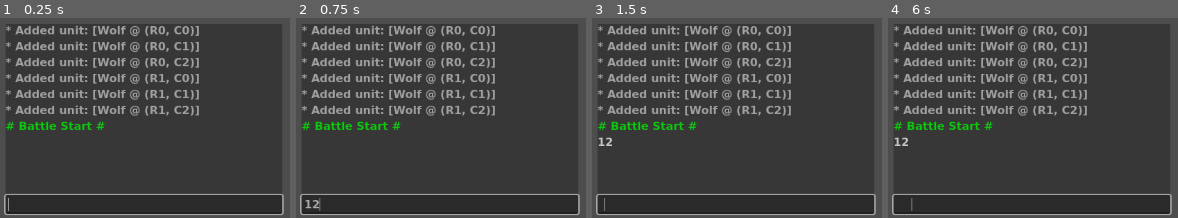
Above: before the commit, frames 1-4 (left to right).
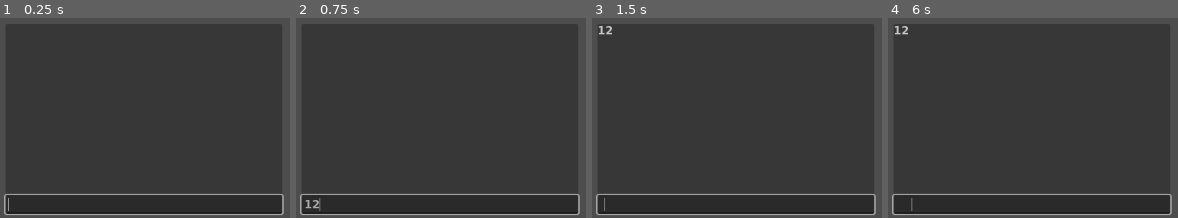
Above: after the commit, the same moments.

Repository: Endermandels/ForrestDwellers2
Game: Godot game, scene res://scenes/battle.tscn
The game is run twice, just before and just after one commit, with the same random seed, the same clock (stepped at 60 frames per second) and the same inputs. This scene is started directly instead of the project's main scene.
Inputs (mouse positions are in pixels of both pictures, inside the frame that each line leads up to):
- Up to frame 1 (0.25 s): no input
- Up to frame 2 (0.75 s): click (441, 204) at 0.52 s; type "12" at 0.6 s
- Up to frame 3 (1.5 s): tap Enter at 1.25 s; tap Space (select) at 1.35 s
- Up to frame 4 (6 s): tap Space (select) at 2, 2.1, 2.85, 3.5, 3.6, 4.35, 5, 5.1, 5.85 s; tap Enter at 2.75, 4.25 s

The runs differ from the first frame. In frame 1, 8.9% of the frame differs, in the area x 2-69%, y 4-56%; in frame 2, 8.9%; in frame 3, 9.1%, in the area x 2-69%, y 4-64%; in frame 4, 9.1%.
Error after the commit: Invalid access to property or key 'name_id' on a base object of type 'Resource'. (res://scripts/scenes/battle/unit_spawner.gd:24)

Commit message:
Save progress

Diff:
--- /dev/null
+++ b/resources/abilities/ambush.tres
@@ -0,0 +1,27 @@
+[gd_resource type="Resource" script_class="AbilityResource" load_steps=7 format=3 uid="uid://ccuq41lp5svkm"]
+
+[ext_resource type="Script" uid="uid://d084ilajke2li" path="res://scripts/resources/ability_condition_resource.gd" id="1_bahck"]
+[ext_resource type="Script" uid="uid://4cn21vk6dwbs" path="res://scripts/resources/effect_resource.gd" id="2_vk7uh"]
+[ext_resource type="Script" uid="uid://dpoiljl72xoph" path="res://scripts/resources/ability_resource.gd" id="3_unme0"]
+[ext_resource type="Script" uid="uid://boifeos4aqjbs" path="res://scripts/resources/effects/counterstrike_effect_resource.gd" id="3_vk7uh"]
+
+[sub_resource type="Resource" id="Resource_bahck"]
+script = ExtResource("1_bahck")
+left_units = 2
+left_stats = 17
+condition_type = 0
+boolean = true
+metadata/_custom_type_script = "uid://d084ilajke2li"
+
+[sub_resource type="Resource" id="Resource_unme0"]
+script = ExtResource("3_vk7uh")
+target_rule = 2
+metadata/_custom_type_script = "uid://boifeos4aqjbs"
+
+[resource]
+script = ExtResource("3_unme0")
+name_id = "Ambush"
+triggers = Array[int]([4])
+conditions = Array[ExtResource("1_bahck")]([SubResource("Resource_bahck")])
+effects = Array[ExtResource("2_vk7uh")]([SubResource("Resource_unme0")])
+metadata/_custom_type_script = "uid://dpoiljl72xoph"
--- a/resources/abilities/flight.tres
+++ b/resources/abilities/flight.tres
@@ -7,5 +7,5 @@
 [resource]
 script = ExtResource("3_srp1o")
 name_id = "Flight"
-triggers = Array[int]([8])
+triggers = Array[int]([9])
 metadata/_custom_type_script = "uid://dpoiljl72xoph"
--- a/resources/abilities/scavenger.tres
+++ b/resources/abilities/scavenger.tres
@@ -36,7 +36,7 @@
 [resource]
 script = ExtResource("3_jcw0b")
 name_id = "Scavenger"
-triggers = Array[int]([8, 3])
+triggers = Array[int]([9, 3])
 conditions = Array[ExtResource("1_kwpn5")]([SubResource("Resource_6ee2y"), SubResource("Resource_kwpn5")])
 effects = Array[ExtResource("2_wo6aj")]([SubResource("Resource_ru2cx"), SubResource("Resource_xgbch"), SubResource("Resource_mr01r")])
 passive = 1
--- a/resources/abilities/universal/death_cry.tres
+++ b/resources/abilities/universal/death_cry.tres
@@ -20,6 +20,6 @@
 [resource]
 script = ExtResource("5_o34vg")
 name_id = "Death Cry"
-triggers = Array[int]([6])
+triggers = Array[int]([7])
 effects = Array[ExtResource("2_pwj2b")]([SubResource("Resource_mmmic")])
 metadata/_custom_type_script = "uid://dpoiljl72xoph"
--- /dev/null
+++ b/resources/encounters/bobcats.tres
@@ -0,0 +1,11 @@
+[gd_resource type="Resource" script_class="Encounter" load_steps=5 format=3 uid="uid://cnqqj3tt0omlq"]
+
+[ext_resource type="Script" uid="uid://rjnstbmhir1t" path="res://scripts/resources/unit_resource.gd" id="1_2de1w"]
+[ext_resource type="Script" uid="uid://dyxplp8h42jir" path="res://scripts/resources/encounter_resource.gd" id="2_qin47"]
+[ext_resource type="Resource" uid="uid://bnalxsg4uwcyq" path="res://resources/units/bobcat.tres" id="2_thprt"]
+[ext_resource type="Resource" uid="uid://cdoixu8ii3eji" path="res://resources/units/wolf.tres" id="3_mnr6f"]
+
+[resource]
+script = ExtResource("2_qin47")
+frontline_units = Array[ExtResource("1_2de1w")]([ExtResource("2_thprt"), ExtResource("3_mnr6f"), null])
+metadata/_custom_type_script = "uid://dyxplp8h42jir"
--- /dev/null
+++ b/resources/units/bobcat.tres
@@ -0,0 +1,15 @@
+[gd_resource type="Resource" script_class="UnitResource" load_steps=4 format=3 uid="uid://bnalxsg4uwcyq"]
+
+[ext_resource type="Script" uid="uid://dpoiljl72xoph" path="res://scripts/resources/ability_resource.gd" id="1_itfr8"]
+[ext_resource type="Resource" uid="uid://ccuq41lp5svkm" path="res://resources/abilities/ambush.tres" id="2_atp2q"]
+[ext_resource type="Script" uid="uid://rjnstbmhir1t" path="res://scripts/resources/unit_resource.gd" id="2_dgfmc"]
+
+[resource]
+script = ExtResource("2_dgfmc")
+name_id = "Bobcat"
+attack_target_rule = 4
+base_hp = 15
+base_atk = 4
+base_spd = 2
+abilities = Array[ExtResource("1_itfr8")]([ExtResource("2_atp2q")])
+metadata/_custom_type_script = "uid://rjnstbmhir1t"
--- a/resources/units/player.tres
+++ b/resources/units/player.tres
@@ -6,7 +6,7 @@
 [resource]
 script = ExtResource("1_hm0gi")
 name_id = "Player"
-attack_target_rule = 5
+attack_target_rule = 6
 base_hp = 20
 base_atk = 2
 base_arm = 1
--- a/resources/units/vulture.tres
+++ b/resources/units/vulture.tres
@@ -8,7 +8,7 @@
 [resource]
 script = ExtResource("2_drw4v")
 name_id = "Vulture"
-attack_target_rule = 4
+attack_target_rule = 5
 base_hp = 10
 base_atk = 3
 base_mp = 2
--- a/scenes/battle.tscn
+++ b/scenes/battle.tscn
@@ -3,7 +3,7 @@
 [ext_resource type="Script" uid="uid://cb6pd84bagnfl" path="res://scripts/scenes/battle.gd" id="1_p1qf1"]
 [ext_resource type="Script" uid="uid://dbxkfbj260lm2" path="res://scripts/scenes/battle/battle_handler.gd" id="1_th188"]
 [ext_resource type="Script" uid="uid://fpth6bdbxeah" path="res://scripts/scenes/battle/unit_spawner.gd" id="2_p1qf1"]
-[ext_resource type="Resource" uid="uid://tohksge3wiiu" path="res://resources/encounters/all_wolves.tres" id="4_djc8l"]
+[ext_resource type="Resource" uid="uid://cnqqj3tt0omlq" path="res://resources/encounters/bobcats.tres" id="4_djc8l"]
 [ext_resource type="Script" uid="uid://brwygnppu4gbk" path="res://scripts/components/state_machine.gd" id="6_6vh42"]
 [ext_resource type="Script" uid="uid://dd0i66ghxikiq" path="res://scripts/scenes/battle/states/state_battle_start.gd" id="7_4k1nj"]
 [ext_resource type="Script" uid="uid://q1i6aeca8q64" path="res://scripts/scenes/battle/states/state_stun_check.gd" id="8_ekamt"]
--- a/scripts/globals/constants.gd
+++ b/scripts/globals/constants.gd
@@ -11,6 +11,7 @@
 	## Attack
 
 	ON_HIT,
+	ON_ALLY_HURT_BY_HIT,
 	ON_WOUNDED_BY_HIT,
 
 	## Anytime
@@ -31,6 +32,7 @@
 	OPPONENT_ACROSS, ## Opponent directly opposing this unit
 	OPPONENT_ENGAGED, ## Opponent this unit is in combat with
 	OPPONENT_HIGHEST_HP, ## Opponent with the highest HP
+	OPPONENT_LOWEST_HP, ## Opponent with the lowest HP
 	DEAD_ACROSS, ## Dead unit (either ally or opponent) or the lowest health opponent accross
 	ALL_OPPONENTS_ACROSS, ## All opposing units directly across from this unit
 	ALL_OPPONENTS, ## All opposing units
@@ -58,6 +60,8 @@
 	ALIVE_DEFENSE,
 	ARMORED_DEFENSE,
 	FULL_HEALTH_DEFENSE,
+
+	IS_FLYING,
 }
 
 enum AbilityConditionOperation {
--- a/scripts/globals/game_state.gd
+++ b/scripts/globals/game_state.gd
@@ -8,12 +8,12 @@
 const VULTURE_RESOURCE = preload("res://resources/units/vulture.tres") # TODO: DELETE
 
 const debug_player_units = [
-	VULTURE_RESOURCE,
+	null,
 	PLAYER_RESOURCE,
 	VULTURE_RESOURCE,
-	WOLF_RESOURCE,
-	SNAKE_RESOURCE,
-	BEAR_RESOURCE
+	null,
+	null,
+	null,
 ] #TODO: DELETE
 
 var player_units: Array[UnitRuntime] = []
--- a/scripts/globals/helper_functions.gd
+++ b/scripts/globals/helper_functions.gd
@@ -119,6 +119,12 @@
 			valid_targets.sort_custom(func (x: UnitRuntime, y: UnitRuntime): return x.hp > y.hp)
 			res.append(valid_targets[0])
 
+	elif target_rule == Constants.TargetRule.OPPONENT_LOWEST_HP:
+		var valid_targets = _get_valid_targets_across(source, bf)
+		if valid_targets.size() > 0:
+			valid_targets.sort_custom(func (x: UnitRuntime, y: UnitRuntime): return x.hp < y.hp)
+			res.append(valid_targets[0])
+
 	elif target_rule == Constants.TargetRule.DEAD_ACROSS:
 		var valid_targets = _get_valid_targets_across(source, bf)
 		if valid_targets.size() > 0:
--- /dev/null
+++ b/scripts/resources/effects/counterstrike_effect_resource.gd
@@ -0,0 +1,3 @@
+@tool
+extends EffectResource
+class_name CounterstrikeEffectResource
--- a/scripts/runtime/effect_runtime.gd
+++ b/scripts/runtime/effect_runtime.gd
@@ -17,6 +17,8 @@
 		return HEALEffectRuntime.new(res)
 	if res is AddAbilityResource:
 		return AddAbilityRuntime.new(res)
+	if res is CounterstrikeEffectResource:
+		return CounterstrikeEffectRuntime.new(res)
 	push_error("No runtime registered for: %s" % res.get_class())
 	return EffectRuntime.new(res)
 
@@ -35,6 +37,6 @@
 	# TODO: Implement
 	pass
 
-func apply(source: UnitRuntime, target: UnitRuntime) -> void:
+func apply(source: UnitRuntime, target: UnitRuntime, data = null) -> void:
 	# TODO: Implement
 	pass
--- a/scripts/runtime/effects/add_ability_runtime.gd
+++ b/scripts/runtime/effects/add_ability_runtime.gd
@@ -10,7 +10,7 @@
 	name_id = "Add Ability Effect"
 
 # Source is always the ability holder, so if from_enemy is enabled, the target must be the engaged opponent
-func apply(source: UnitRuntime, target: UnitRuntime) -> void:
+func apply(source: UnitRuntime, target: UnitRuntime, data = null) -> void:
 	if not from_enemy:
 		if target.is_dead:
 			Console.print_line("* [%s] is dead" % target)
--- a/scripts/runtime/effects/apply_status_effect_runtime.gd
+++ b/scripts/runtime/effects/apply_status_effect_runtime.gd
@@ -7,7 +7,7 @@
 	se_res = res.status_effect
 	name_id = "Apply Status Effect"
 
-func apply(source: UnitRuntime, target: UnitRuntime) -> void:
+func apply(source: UnitRuntime, target: UnitRuntime, data = null) -> void:
 	var se_run: StatusEffectRuntime = StatusEffectRuntime.from_resource(se_res, source)
 	var found_status_effect: bool = false
 
--- /dev/null
+++ b/scripts/runtime/effects/counterstrike_effect_runtime.gd
@@ -0,0 +1,20 @@
+extends EffectRuntime
+class_name CounterstrikeEffectRuntime
+
+func init(res: CounterstrikeEffectResource) -> void:
+	name_id = "Counterstrike Effect"
+
+# Source is always the ability holder, so if from_enemy is enabled, the target must be the engaged opponent
+func apply(source: UnitRuntime, target: UnitRuntime, data: BattleStateData = null) -> void:
+	if source.is_dead:
+		Console.print_line("* [%s] is dead" % source)
+		return
+
+	if target.is_dead:
+		Console.print_line("* [%s] is dead" % target)
+		return
+
+	data.defenders_queue.push_front(target)
+	data.counterstrike_queue.push_front(source)
+
+	Console.print_line("* [%s] prepared a counter strike against [%s]" % [source, target])
--- a/scripts/runtime/effects/dmg_effect_runtime.gd
+++ b/scripts/runtime/effects/dmg_effect_runtime.gd
@@ -9,7 +9,7 @@
 	is_pure = res.is_pure
 	dmg = res.dmg
 
-func apply(source: UnitRuntime, target: UnitRuntime) -> void:
+func apply(source: UnitRuntime, target: UnitRuntime, data = null) -> void:
 	var dmg_mod: int = dmg
 
 	if target.is_dead:
--- a/scripts/runtime/effects/drn_effect_runtime.gd
+++ b/scripts/runtime/effects/drn_effect_runtime.gd
@@ -7,7 +7,7 @@
 	name_id = "DRN"
 	drn = res.drn
 
-func apply(source: UnitRuntime, target: UnitRuntime) -> void:
+func apply(source: UnitRuntime, target: UnitRuntime, data = null) -> void:
 	if target.is_dead:
 		Console.print_line("* [%s] is dead" % target)
 		return
--- a/scripts/runtime/effects/heal_effect_runtime.gd
+++ b/scripts/runtime/effects/heal_effect_runtime.gd
@@ -7,7 +7,7 @@
 	name_id = "HEAL"
 	heal = res.heal
 
-func apply(source: UnitRuntime, target: UnitRuntime) -> void:
+func apply(source: UnitRuntime, target: UnitRuntime, data = null) -> void:
 	if target.is_dead:
 		Console.print_line("* [%s] is dead" % target)
 		return
--- a/scripts/scenes/battle/battle_state_data.gd
+++ b/scripts/scenes/battle/battle_state_data.gd
@@ -5,6 +5,7 @@
 
 var units_queue: Array[UnitRuntime] = []
 var defenders_queue: Array[UnitRuntime] = []
+var counterstrike_queue: Array[UnitRuntime] = []
 var abilities_queue: Array[AbilityRuntime] = []
 var status_effects_queue: Array[StatusEffectRuntime] = []
 var effects_queue: Array[Callable] = [] ## Preload each effect's apply method with a source and target
--- a/scripts/scenes/battle/states/state_ability_resolution.gd
+++ b/scripts/scenes/battle/states/state_ability_resolution.gd
@@ -53,10 +53,10 @@
 		for e in ability.effects:
 			var targets = Helper.get_targets(ability.source_unit, e.target_rule, data.battlefield)
 
-			data.effects_queue.append(_apply_effects.bind(targets, e, ability))
+			data.effects_queue.append(_apply_effects.bind(targets, e, ability, data))
 	else:
 		Console.print_line("* [%s] could not use [%s]" % [ability.source_unit, ability])
 
-func _apply_effects(targets: Array[UnitRuntime], effect: EffectRuntime, ability: AbilityRuntime) -> void:
+func _apply_effects(targets: Array[UnitRuntime], effect: EffectRuntime, ability: AbilityRuntime, data: BattleStateData) -> void:
 	for u in targets:
-		effect.apply(ability.source_unit, u)
+		effect.apply(ability.source_unit, u, data)
--- a/scripts/scenes/battle/states/state_attack.gd
+++ b/scripts/scenes/battle/states/state_attack.gd
@@ -54,8 +54,9 @@
 	data.next_state = turn_end_state if (data.defenders_queue.size() == 0) else self
 
 func _handle_attack(data: BattleStateData) -> State:
+	var is_counterstrike: bool = data.counterstrike_queue.size() > 0
 	var state = ability_resolution_state
-	var attacker: UnitRuntime = data.units_queue[0]
+	var attacker: UnitRuntime = data.units_queue[0] if data.counterstrike_queue.size() == 0 else data.counterstrike_queue.pop_front()
 	var defender: UnitRuntime = data.defenders_queue.pop_front()
 
 	if defender != null:
@@ -74,7 +75,6 @@
 		# Apply attacker's damage to defender (only if the damage is greater than 0)
 		dmg_run.dmg = Helper.clamp_zero(attacker.atk - attacker.weakness + attacker.strength)
 		if dmg_run.dmg > 0:
-			# Alive defenders logic
 			if not defender.is_dead:
 				Console.print_line("* [%s] attacked [%s]" % [attacker, defender])
 
@@ -92,6 +92,13 @@
 			# Trigger On Hit abilities
 			if not attacker.is_dead:
 				data.trigger_unit_abilities(attacker, Constants.Trigger.ON_HIT)
+
+				# Trigger On Ally Hurt by Hit abilities when not a counterstrike
+				if not is_counterstrike:
+					for u: UnitRuntime in data.battlefield:
+						if not u.is_dead and u.is_enemy == defender.is_enemy:
+							u.engaged_opponent = attacker
+							data.trigger_unit_abilities(u, Constants.Trigger.ON_ALLY_HURT_BY_HIT)
 		else:
 			Console.print_line("* [%s] is too weak to attack" % attacker)
 	else:
--- a/scripts/scenes/battle/unit_spawner.gd
+++ b/scripts/scenes/battle/unit_spawner.gd
@@ -20,6 +20,8 @@
 
 	for res: UnitResource in encounter.frontline_units:
 		if res != null: # Empty space
+			print(res)
+			print(res.name_id)
 			var run = UnitRuntime.new(res)
 
 			run.position = Helper.get_pos(Constants.BF_ENEMY_FRONTLINE_ROW, col)
Not shown, added: scripts/resources/effects/counterstrike_effect_resource.gd.uid
Not shown, added: scripts/runtime/effects/counterstrike_effect_runtime.gd.uid
Not shown, added: PLAN.md
Not shown, changed: TODO.md
